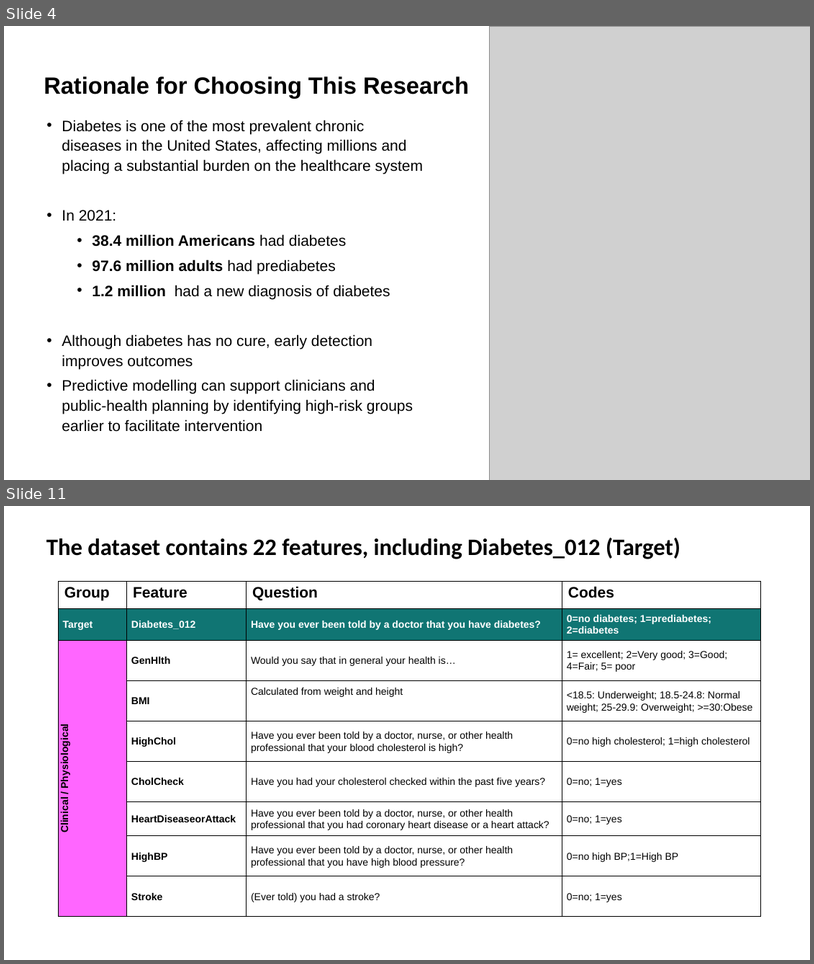
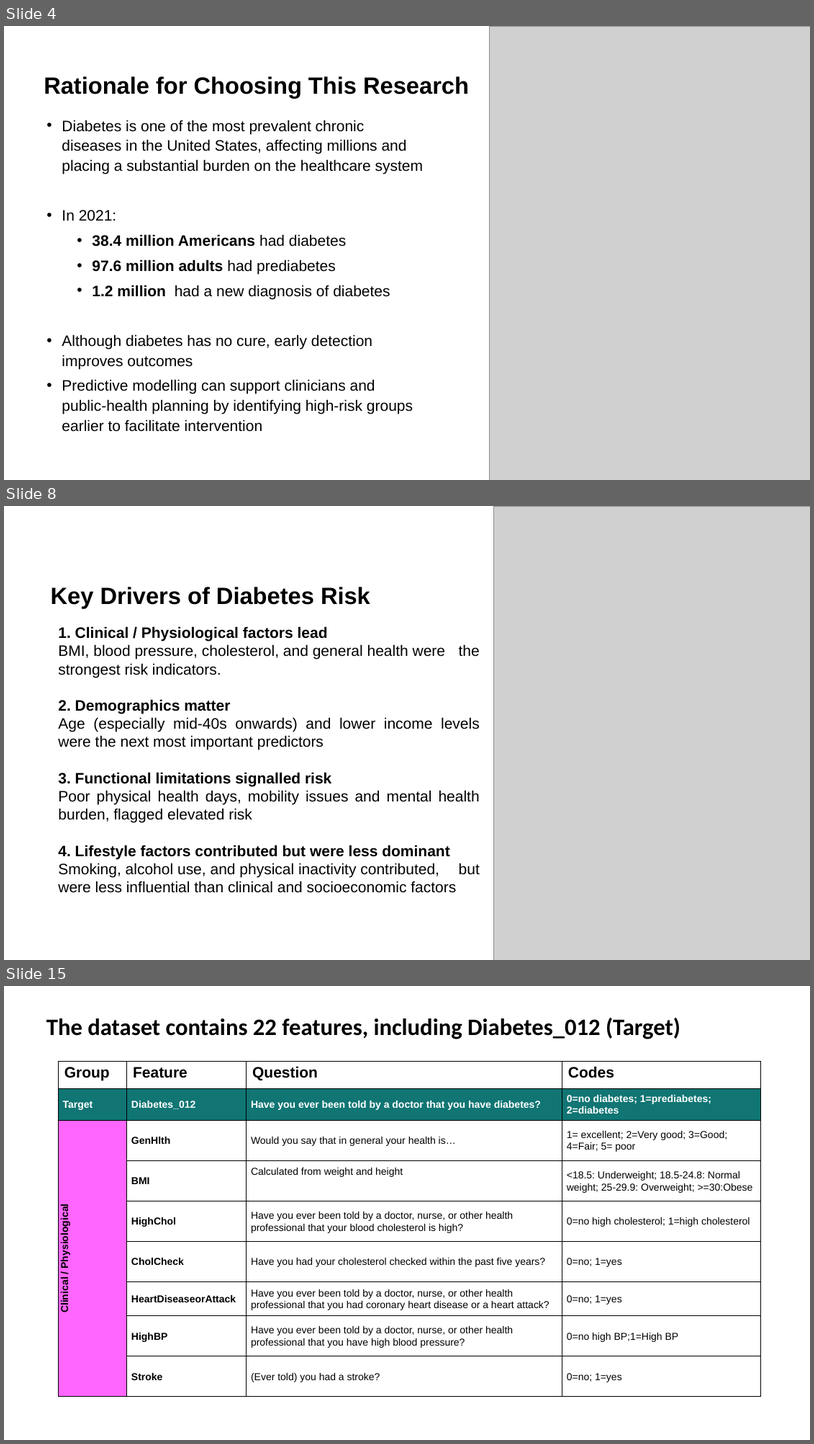
Before and after one commit to teresamcgarry/diabetes, a slide deck: presentation/diabetes_presentation.pptx. Shown one above the other, each under a label of ours: slides 4 and 11 before the commit, slides 4, 8 and 15 after it; the slides between them are not shown. The pictures are 814x964 and 814x1444 pixels, drawn with LibreOffice and Linux fonts; fonts in the diff are those of the drawing; grey boxes stand for pictures; background and template pictures are left out. Boxes give left, top, right and bottom in pixels: in the first picture for what was removed or moved away, otherwise in the second. Text is boxed around its words. In the diff, an @@ line names an element or a change of style, - is before the commit and + after.

Commit message:
Diabetes Presentation

```diff
--- a/presentation/diabetes_presentation.pptx
+++ b/presentation/diabetes_presentation.pptx
@@ slide 8 added at (4, 506, 810, 960), background picture (left out) @@
@@ picture added at (494, 506, 810, 960) @@
@@ title added at (51, 587, 370, 608), 28 pt, text #000000, bold @@
+Key Drivers of Diabetes Risk
@@ text added at (58, 626, 480, 893), 18 pt, text #000000 @@
+1. Clinical / Physiological factors lead
+BMI, blood pressure, cholesterol, and general health were the strongest risk indicators.
+2. Demographics matter
+Age (especially mid-40s onwards) and lower income levels were the next most important predictors
+3. Functional limitations signalled risk
+Poor physical health days, mobility issues and mental health burden, flagged elevated risk
+4. Lifestyle factors contributed but were less dominant
+Smoking, alcohol use, and physical inactivity contributed, but were less influential than clinical and socioeconomic factors
@@ what was slide 11 is now slide 15 @@
```
Also in this commit, not shown: 6 slides changed, 5 other slides added, 2 slides removed.
